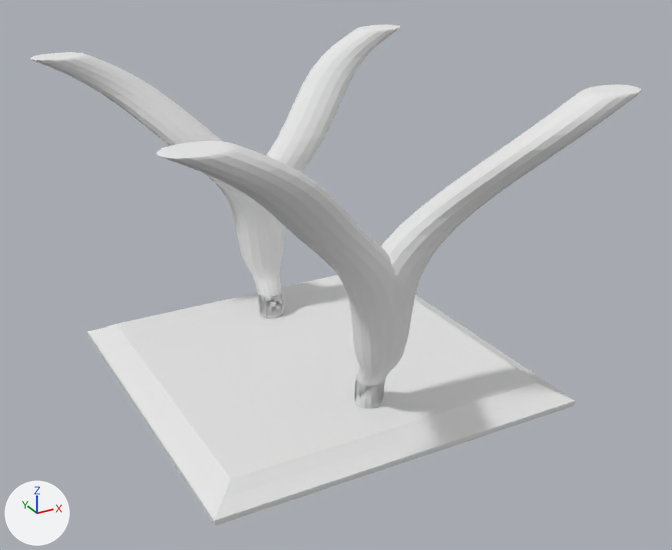
The Blender file PSMG_SS_2015_VGHS/Blenderfiles/Eingangsbereich/Beistelltisch.blend: old version first, new version second.
Camera for both pictures: a 50 mm camera at (-2.42, -4.64, 2.77) aimed at (0.07, -0.11, 0.5). Every picture has the same lights, and +X, +Y and +Z are marked at lower left.

Objects in the first picture: 'Tischfuesse', 'Tischplatte'.
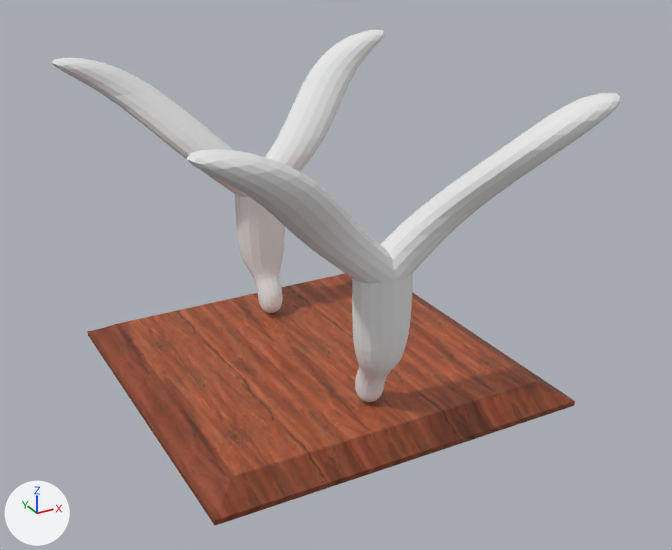
Boxes [x1, y1, x2, y2] around the edits, measured in the pictures (672 x 550 px):
'Tischplatte', recoloured, surface changed (white to brown): [87, 273, 575, 526] in both
'Tischfuesse', reshaped, modifiers changed (7% narrower): before [30, 25, 642, 409]; after [52, 30, 621, 402]
part 2 of me_cube, added: after [52, 30, 385, 313]
part 3 of me_cube, cut back: before [257, 292, 385, 409]; after [355, 380, 385, 402]
part 4 of me_cube, added: after [187, 149, 395, 284]
part 5 of me_cube, cut back: before [30, 25, 642, 197]; after [510, 100, 620, 150]

Patch to the scene script:
```diff
--- a/PSMG_SS_2015_VGHS/Blenderfiles/Eingangsbereich/Beistelltisch.blend.py
+++ b/PSMG_SS_2015_VGHS/Blenderfiles/Eingangsbereich/Beistelltisch.blend.py
@@ img_beistelltisch_png @@
+img_beistelltisch_png = load_image('beistelltisch.png', 'textures/beistelltisch.png', 1024, 1024, 'sRGB')
@@ mat_beistelltisch_png @@
+mat_beistelltisch_png = principled_material('beistelltisch.png')
+mat_beistelltisch_png.texture = img_beistelltisch_png
@@ me_plane @@
 me_plane.from_pydata(...)  # 24 vertices, 22 faces; spans x -1.16..1.16, y -1.16..1.16, z -0.17..0.0
 # used by ob_tischplatte; location = (0.005, 0.073, -0.088)
+# me_plane part 1: texture (UV) coordinates changed
+me_plane.materials.append(mat_beistelltisch_png)  # picture img_beistelltisch_png
@@ me_cube @@
 # used by ob_tischfuesse; location = (0.0, 0.043, 0.0); scale = (0.0916, 0.0916, 0.0916)
-me_cube.from_pydata(...)  # 40 vertices, 38 faces; spans x -2.1..14.6, y -14.1..-6.3, z -1.0..18.7
+me_cube.from_pydata(...)  # 88 vertices, 86 faces; spans x -14.6..14.6, y -14.1..14.1, z -1.0..18.7
+# me_cube part 2: a new loose piece of 44 vertices spanning x -14.6..14.6, y 6.3..14.1, z -1.0..18.7, in mat_material (white #e7e7e7)
+# me_cube part 3
+# 4 vertices are removed from x -1.0..1.0, y -8.3..-6.3, z -1.0
+# 8 faces are deleted
+# 4 new faces join them
+# me_cube part 4
+# 12 vertices are added at x -14.6..-1.7, y -14.1..-7.2, z 11.7..18.7
+# 13 new faces join them
+# me_cube part 5
+# 4 vertices are removed from x 10.5..14.6, y -14.1..-11.3, z 18.7
+# 8 faces are deleted
+# 4 new faces join them
 me_cube.materials.append(mat_material)
@@ ob_tischfuesse @@
 ob_tischfuesse.scale = (0.0916, 0.0916, 0.0916)
-_m = ob_tischfuesse.modifiers.new('Mirror', 'MIRROR')
-_m.use_axis = (False, True, False)
 _m = ob_tischfuesse.modifiers.new('Subsurf', 'SUBSURF')
-_m = ob_tischfuesse.modifiers.new('Mirror.001', 'MIRROR')
-_m.merge_threshold = 0.0002
```
